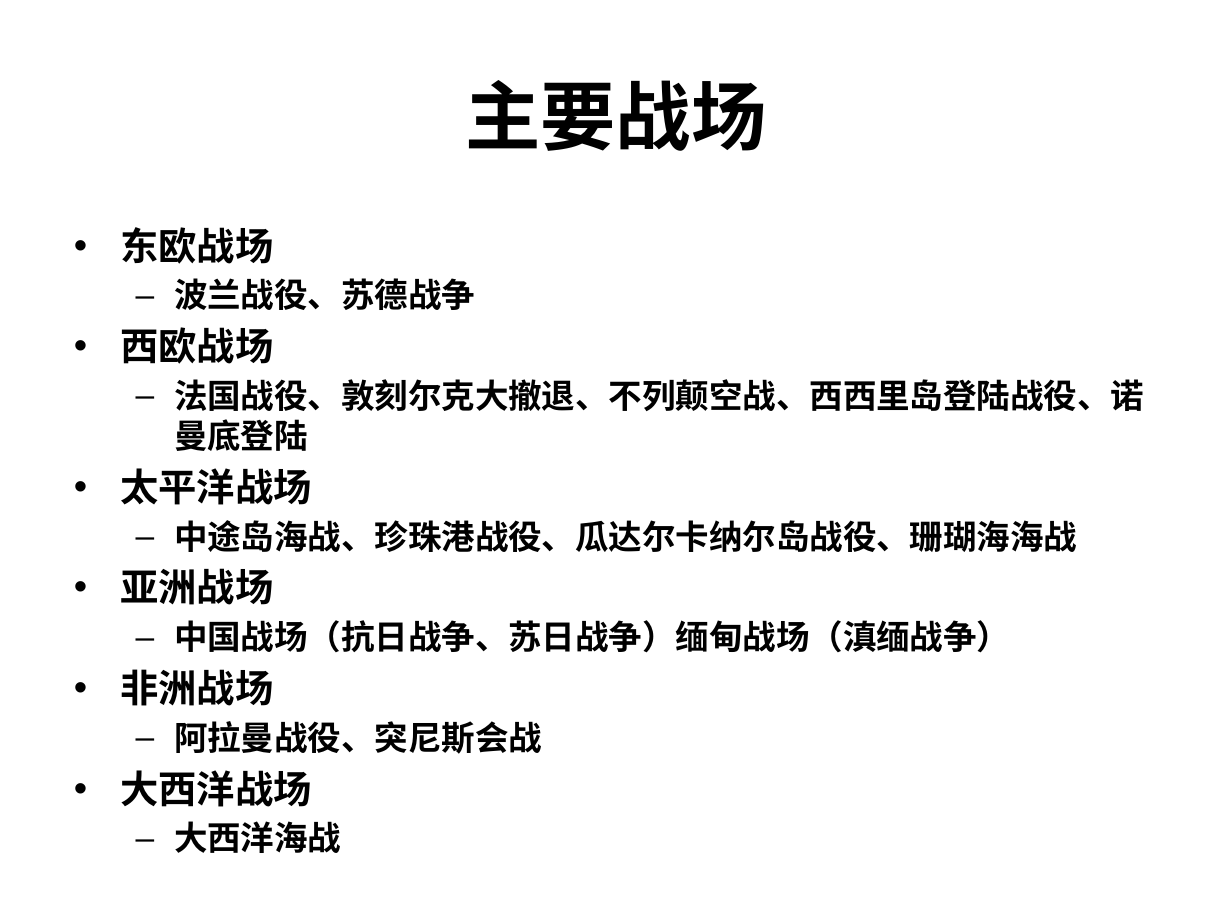
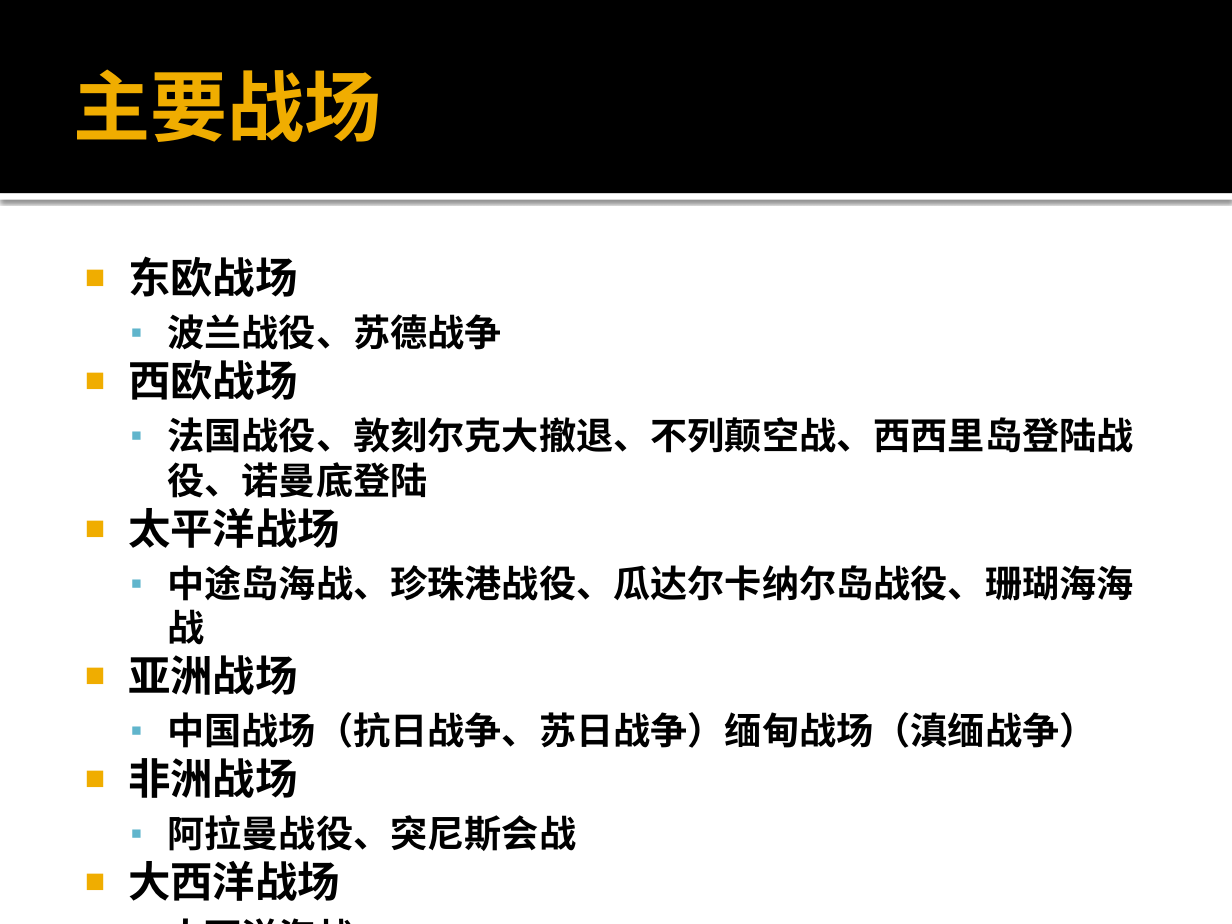
Before and after one commit to sans123wx/class, a slide deck: slide 5 of 第5章ppt/第二次世界大战.pptx. Drawn at 1232x924 pixels with LibreOffice and Linux fonts; fonts in the diff are those of the drawing. Boxes give left, top, right and bottom in pixels: in the first picture for what was removed or moved away, otherwise in the second. Text is boxed around its words. In the diff, an @@ line names an element or a change of style, - is before the commit and + after.

```diff
--- a/第5章ppt/第二次世界大战.pptx
+++ b/第5章ppt/第二次世界大战.pptx
@@ rectangle added at <box>0,0,1232,193</box>, fill #000000 @@
@@ title "主要战场": place and size @@
-title "主要战场" at <box>465,80,766,151</box>
+title "主要战场" at <box>74,69,382,142</box>
@@ title "主要战场" at <box>74,69,382,142</box>: size 44 to 45 pt, text colour #000000 to #F0AD00; alignment centre to left @@
@@ rectangle added at <box>0,193,1232,200</box>, fill #FFFFFF @@
@@ text "东欧战场": place and size @@
-text "东欧战场" at <box>120,227,1144,807</box>
+text "东欧战场" at <box>128,256,1134,851</box>
@@ text "东欧战场" at <box>128,256,1134,851</box>: size 22.4 to 24.8 pt in "东欧战场", "西欧战场", "太平洋战场", "亚洲战场" and 2 more places; size 19.6 to 21.7 pt in "波兰战役、苏德战争", "法国战役、敦刻尔克大撤退、不列颠空战、西西里岛登陆战役、诺曼底登陆", "中途岛海战、珍珠港战役、瓜达尔卡纳尔岛战役、珊瑚海海战", "中国战场（抗日战争、苏日战争）缅甸战场（滇缅战争）" and 2 more places; bullet • to ■; less space between paragraphs; bullet – to ▪ @@
```
Also in this commit, not shown: 13 other slides changed, 3 other files.
